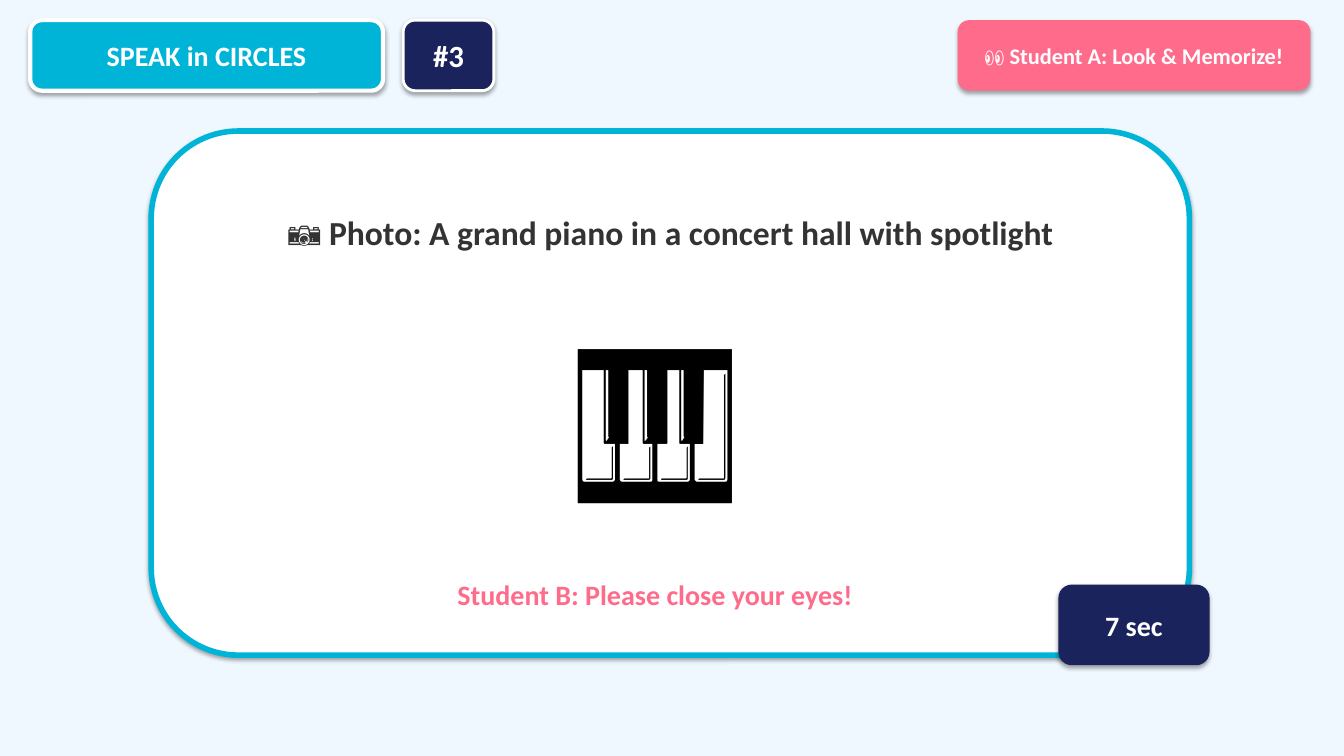
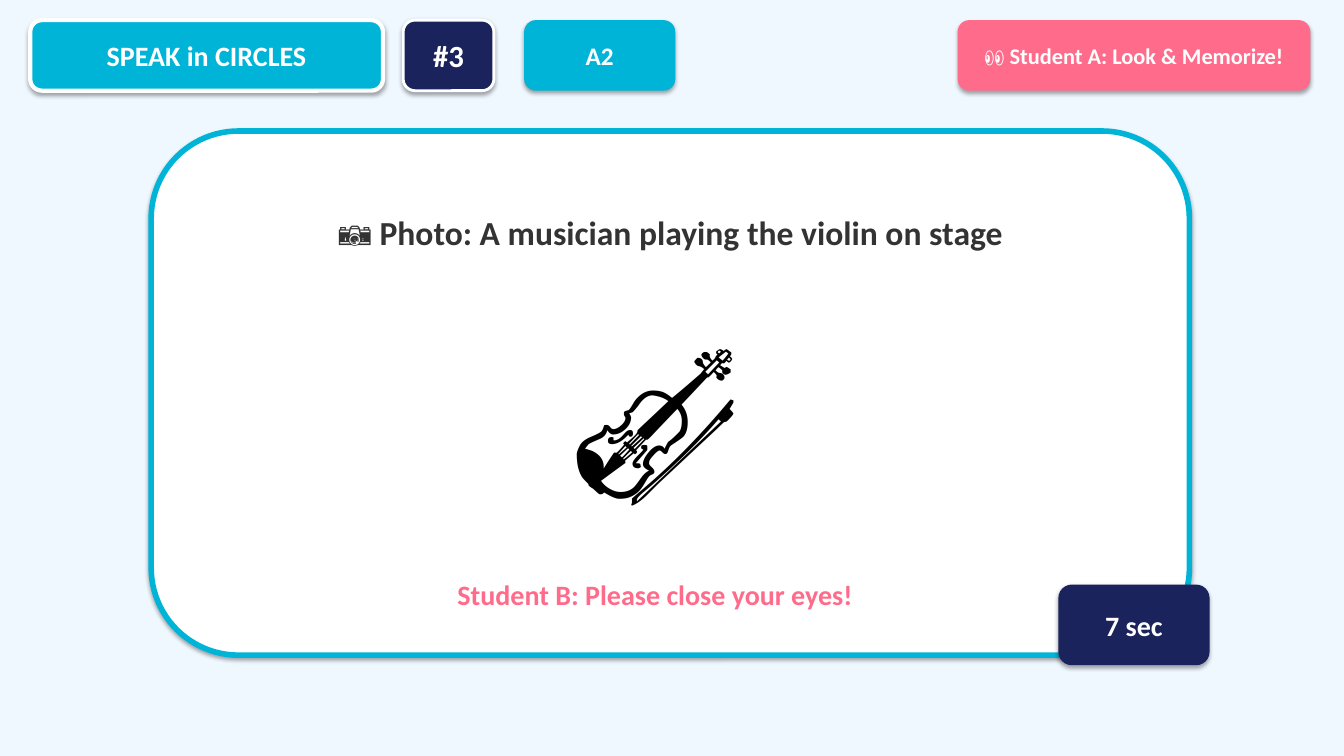
Before and after one commit to macsa2ki25-eng/SpecialAigent, a slide deck: slide 8 of Speak_in_Circles_Activity.pptx. Drawn at 1344x756 pixels with LibreOffice and Linux fonts; fonts in the diff are those of the drawing. Boxes give left, top, right and bottom in pixels: in the first picture for what was removed or moved away, otherwise in the second. Text is boxed around its words. In the diff, an @@ line names an element or a change of style, - is before the commit and + after.

```diff
--- a/Speak_in_Circles_Activity.pptx
+++ b/Speak_in_Circles_Activity.pptx
@@ rounded rectangle added at box(524, 20, 676, 91), fill #00B4D8, 18 pt, text #FFFFFF, bold @@
+A2
@@ text at box(380, 221, 1002, 251): text changed @@
-📷 Photo: A grand piano in a concert hall with spotlight
+📷 Photo: A musician playing the violin on stage
@@ text at box(302, 282, 1008, 534): text changed @@
-🎹
+🎻
```
Also in this commit, not shown: 30 other slides changed, 1 other file.
